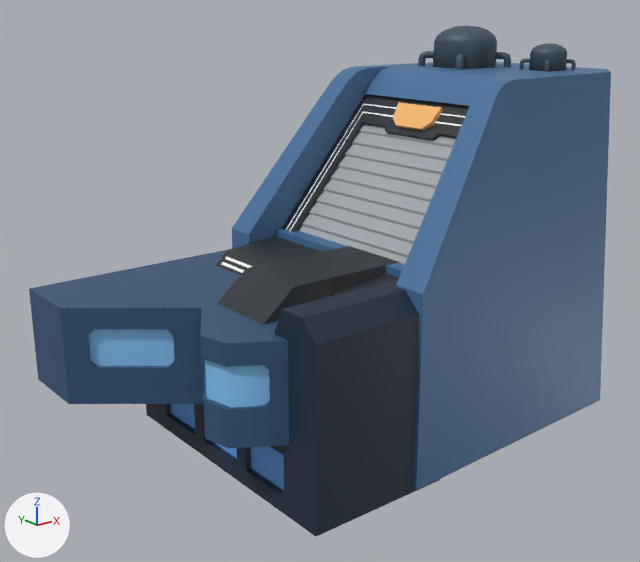
The FBX model Assets/Models/Crossing/Crossing_Buildings/Individual_Buildings/Police_Building_01.fbx, before and after one commit.
One viewpoint serves both versions: a 50 mm camera at (1.152, -0.21, 0.351) aimed at (1.595, 0.344, 0.13). Lighting does not change. The marker at lower left points along +X, +Y and +Z. Where no turn or scale is listed for an object, it has been applied to the vertices.

The older version as bpy lines, for what is in view:
```python
me_mesh = bpy.data.meshes.new('Mesh')
me_mesh.from_pydata(...)  # 650 vertices, 593 faces; spans x -0.229..0.229, y -0.127..0.127, z -0.168..0.168
# faces by material slot: [567, 26]
me_mesh.materials.append(mat_flatcolorbase2)  # picture img_plaza_03_diffuse_jpg
me_mesh.materials.append(mat_light_illuminate2)  # picture img_lights_jpg
ob_police_building_01 = bpy.data.objects.new('Police_Building_01', me_mesh)
ob_police_building_01.location = (1.6217, 0.3358, 0.1646)
```
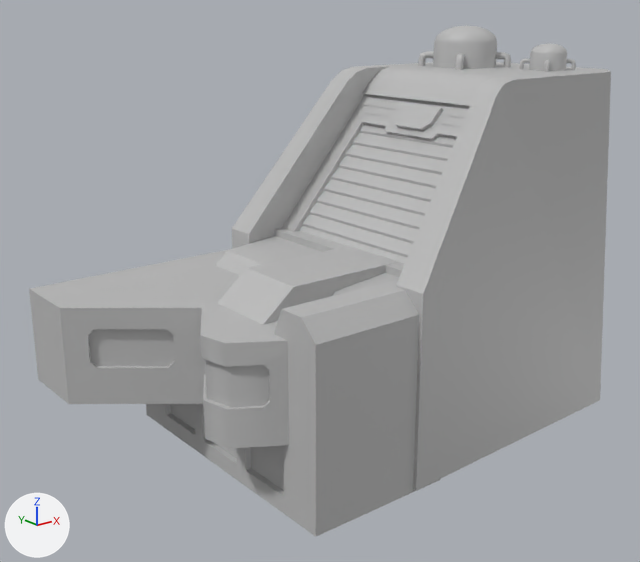
Changed parts and their boxes (x1, y1, x2, y2) in the pictures (640 x 562 px):
part 1 of me_mesh, recoloured (blue to grey): (29, 25, 611, 536) in both
part 2 of me_mesh, recoloured (orange to grey): (221, 102, 465, 273) in both

Diff of the bpy script that builds the scene:
```diff
--- a/Assets/Models/Crossing/Crossing_Buildings/Individual_Buildings/Police_Building_01.fbx.py
+++ b/Assets/Models/Crossing/Crossing_Buildings/Individual_Buildings/Police_Building_01.fbx.py
@@ mat_environment_02 @@
+mat_environment_02 = principled_material('Environment_02')
+mat_environment_02.base_color = (0.5, 0.5, 0.5)  # grey #bcbcbc
@@ me_mesh @@
 me_mesh.from_pydata(...)  # 650 vertices, 593 faces; spans x -0.229..0.229, y -0.127..0.127, z -0.168..0.168
 # used by ob_police_building_01; location = (1.6217, 0.3358, 0.1646)
+# me_mesh part 1: all 567 faces that had it switch from mat_flatcolorbase2 (picture img_plaza_03_diffuse_jpg) to mat_environment_02 (grey #bcbcbc)
+# me_mesh part 2: all 26 faces that had it switch from mat_light_illuminate2 (picture img_lights_jpg) to mat_environment_02 (grey #bcbcbc)
```
